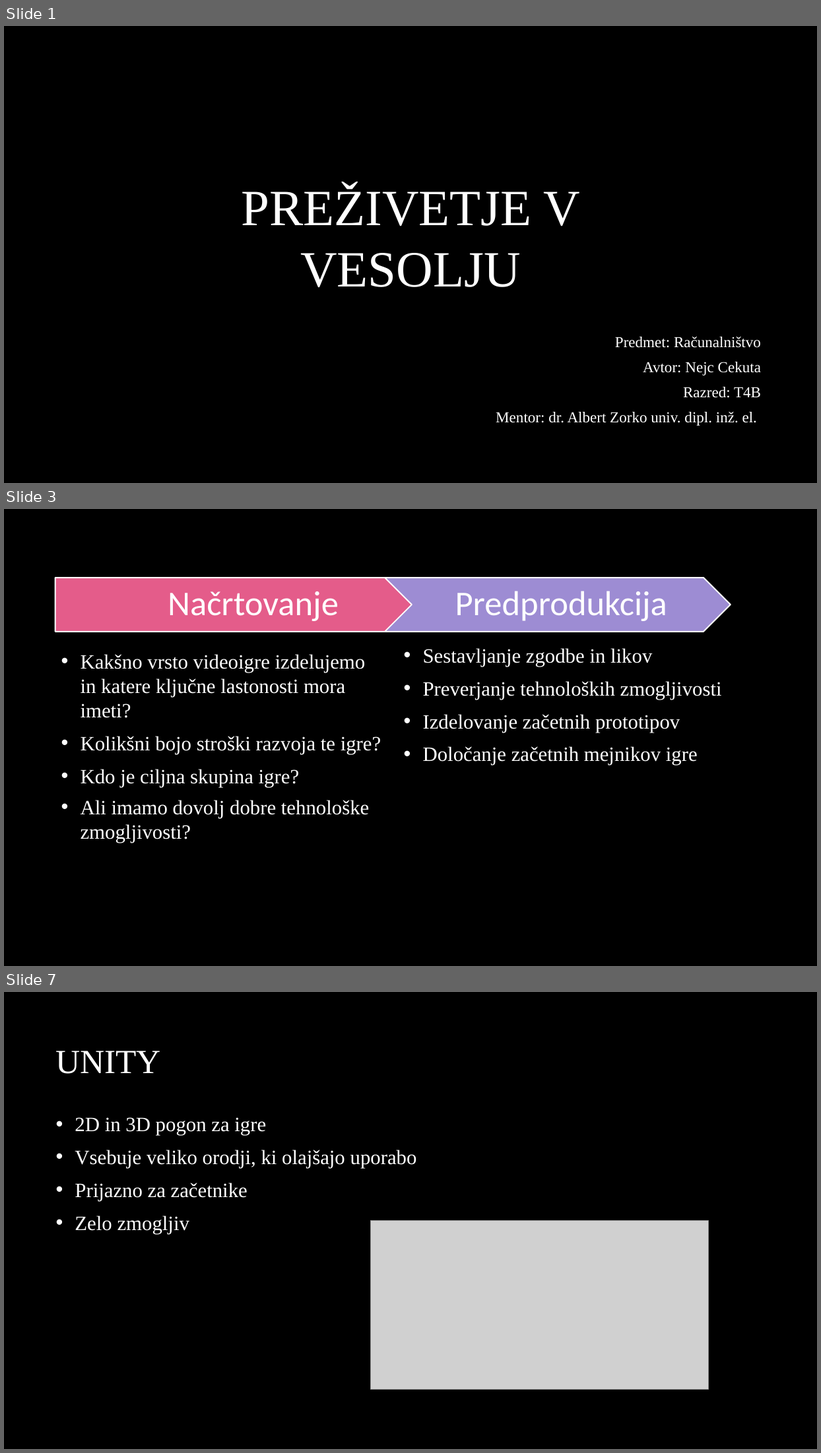
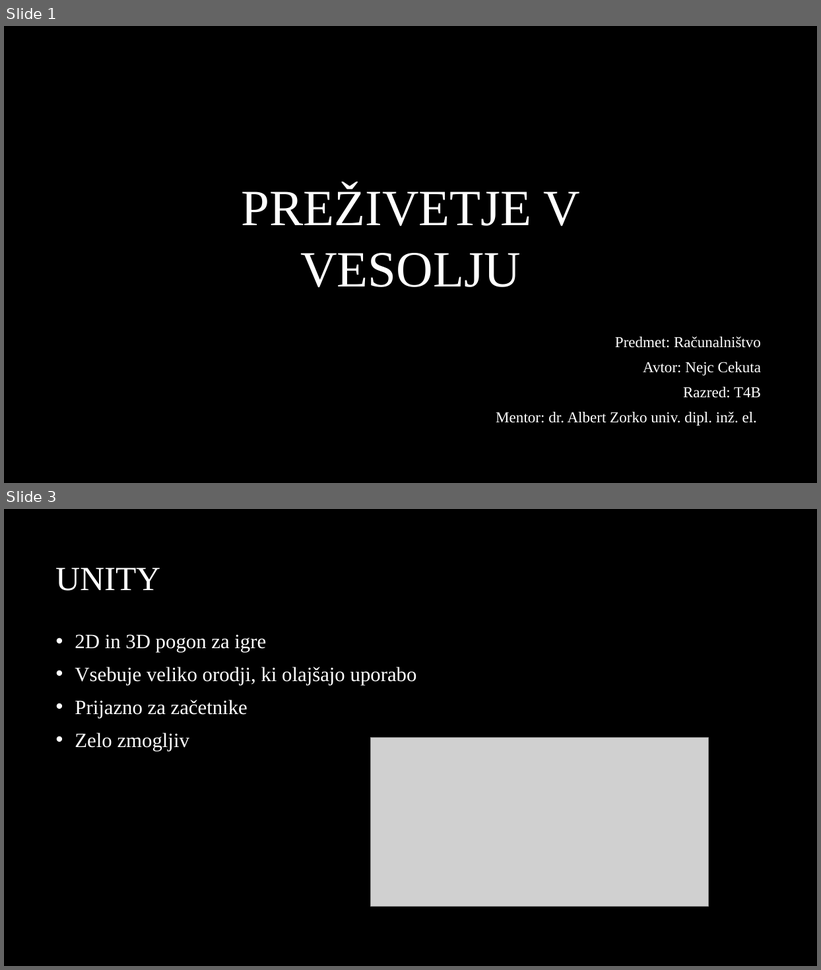
Before and after one commit to NCekuta/Prezivetje_v_vesolju, a slide deck: PowerPoint/Prezivetje v vesolju.pptx. Shown one above the other, each under a label of ours: slides 1, 3 and 7 before the commit, slides 1 and 3 after it; the slides between them are not shown. The pictures are 821x1453 and 821x970 pixels, drawn with LibreOffice and Linux fonts; fonts in the diff are those of the drawing; grey boxes stand for pictures; background and template pictures are left out. Boxes give left, top, right and bottom in pixels: in the first picture for what was removed or moved away, otherwise in the second. Text is boxed around its words. In the diff, an @@ line names an element or a change of style, - is before the commit and + after.

```diff
--- a/PowerPoint/Prezivetje v vesolju.pptx
+++ b/PowerPoint/Prezivetje v vesolju.pptx
@@ slide 3 removed at [4,509,817,966], background picture (left out) @@
@@ group removed at [55,578,731,632]: 2 texts, 1 pentagon arrow, 1 chevron @@
-Načrtovanje
-Predprodukcija
@@ text removed at [81,654,381,843] @@
-• Kakšno vrsto videoigre izdelujemo in katere ključne lastonosti mora imeti?
-• Kolikšni bojo stroški razvoja te igre?
-• Kdo je ciljna skupina igre?
-• Ali imamo dovolj dobre tehnološke zmogljivosti?
@@ text removed at [423,648,722,765] @@
-• Sestavljanje zgodbe in likov
-• Preverjanje tehnoloških zmogljivosti
-• Izdelovanje začetnih prototipov
-• Določanje začetnih mejnikov igre
@@ what was slide 7 is now slide 3 @@
```
Also in this commit, not shown: 3 slides changed, 4 other slides removed.
